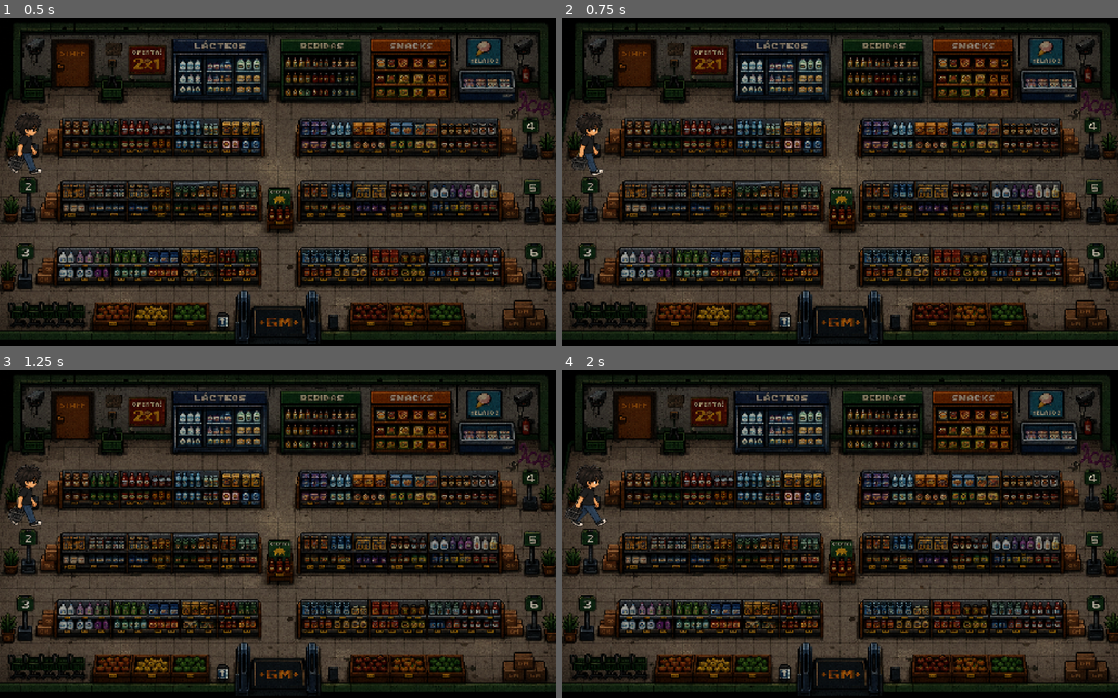
Above: before the commit, frames 1-4 (two rows, left to right).
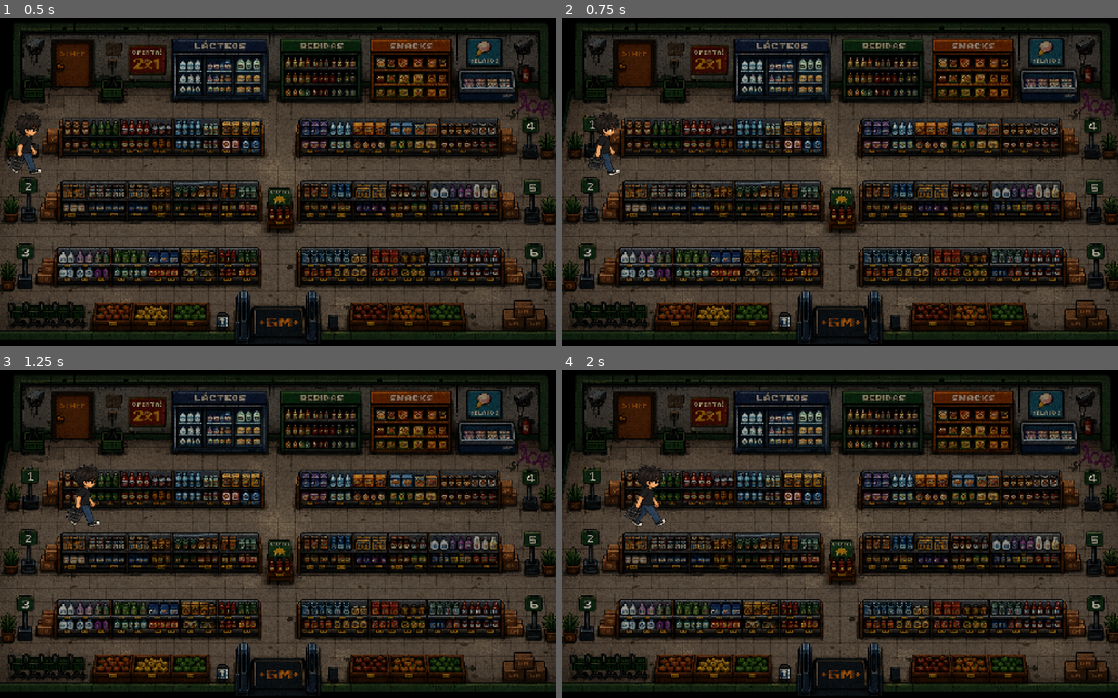
Above: after the commit, the same moments.

Repository: Aldair-Canul/Facultad-de-Ingenieria---Fora-de-Lugar
Game: Godot game, scene res://minijuego super .tscn
The game is run twice, just before and just after one commit, with the same random seed, the same clock (stepped at 60 frames per second) and the same inputs. This scene is started directly instead of the project's main scene.
Inputs (mouse positions are in pixels of both pictures, inside the frame that each line leads up to):
- Up to frame 1 (0.5 s): no input
- Up to frame 2 (0.75 s): tap Enter at 0.5 s; move the mouse to (962, 162) at 0.52 s; hold Right (ui_right) from 0.53 s (still down); click (962, 162) at 0.67 s
- Up to frame 3 (1.25 s): keep holding Right (ui_right)
- Up to frame 4 (2 s): release Right (ui_right) at 1.25 s; drag from (728, 547) to (812, 596) at 1.27 s

Frame 1 is identical in both runs. In frame 2, 0.8% of the frame differs, in the area x 1-11%, y 28-49%; in frame 3, 0.9%; in frame 4, 1.0%, in the area x 0-19%, y 28-48%.

Commit message:
Colosiones del super agregadas

Diff:
--- /dev/null
+++ b/Proyecto-Infomatrix/Godot-Engine/mesero_super.gd
@@ -0,0 +1,10 @@
+extends CharacterBody2D
+
+@export var speed : float = 150.0
+
+
+func _physics_process(_delta):
+	# movimiento awsd
+	var direction = Input.get_vector("ui_left", "ui_right", "ui_up", "ui_down")
+	velocity = direction * speed
+	move_and_slide()
--- a/Proyecto-Infomatrix/Godot-Engine/minijuego super .tscn
+++ b/Proyecto-Infomatrix/Godot-Engine/minijuego super .tscn
@@ -2,6 +2,7 @@
 
 [ext_resource type="Texture2D" uid="uid://cd2estftlqmg0" path="res://Scenes/escena super/sup mini back.png" id="1_dunyb"]
 [ext_resource type="Texture2D" uid="uid://ckqptuglj6ea" path="res://Scenes/escena super/caminando cestita left.png" id="2_4nj6i"]
+[ext_resource type="Script" uid="uid://dolrmsj2qjlf7" path="res://mesero_super.gd" id="2_smk7c"]
 
 [sub_resource type="AtlasTexture" id="AtlasTexture_smk7c"]
 atlas = ExtResource("2_4nj6i")
@@ -53,7 +54,47 @@
 "speed": 7.0
 }]
 
+[sub_resource type="RectangleShape2D" id="RectangleShape2D_fwamq"]
+size = Vector2(19, 20)
+
+[sub_resource type="RectangleShape2D" id="RectangleShape2D_smk7c"]
+size = Vector2(1023, 125)
+
+[sub_resource type="RectangleShape2D" id="RectangleShape2D_tkyt2"]
+size = Vector2(388, 68.5)
+
+[sub_resource type="RectangleShape2D" id="RectangleShape2D_sltyh"]
+size = Vector2(381.5, 66)
+
+[sub_resource type="RectangleShape2D" id="RectangleShape2D_tuyuq"]
+size = Vector2(384, 73)
+
+[sub_resource type="RectangleShape2D" id="RectangleShape2D_0qopw"]
+size = Vector2(383, 76)
+
+[sub_resource type="RectangleShape2D" id="RectangleShape2D_c23f1"]
+size = Vector2(390, 65)
+
+[sub_resource type="RectangleShape2D" id="RectangleShape2D_g4bey"]
+size = Vector2(395, 70)
+
+[sub_resource type="SegmentShape2D" id="SegmentShape2D_smk7c"]
+a = Vector2(-91, 456)
+b = Vector2(-90, -7)
+
+[sub_resource type="SegmentShape2D" id="SegmentShape2D_fwamq"]
+a = Vector2(997, 599)
+b = Vector2(1, 597)
+
+[sub_resource type="SegmentShape2D" id="SegmentShape2D_tkyt2"]
+a = Vector2(1000, 596)
+b = Vector2(998, 155)
+
+[sub_resource type="RectangleShape2D" id="RectangleShape2D_a8o7l"]
+size = Vector2(973, 63)
+
 [node name="Node2D" type="Node2D" unique_id=393753239]
+y_sort_enabled = true
 
 [node name="TextureRect" type="TextureRect" parent="." unique_id=402740725]
 offset_left = -10.0
@@ -63,10 +104,62 @@
 texture = ExtResource("1_dunyb")
 metadata/_edit_lock_ = true
 
-[node name="AnimatedSprite2D" type="AnimatedSprite2D" parent="TextureRect" unique_id=437665801]
-position = Vector2(55, 247.00002)
+[node name="mesero_super" type="CharacterBody2D" parent="." unique_id=856671136]
+y_sort_enabled = true
+script = ExtResource("2_smk7c")
+
+[node name="AnimatedSprite2D" type="AnimatedSprite2D" parent="mesero_super" unique_id=437665801]
+position = Vector2(45, 245.00002)
 scale = Vector2(0.32910153, 0.2783203)
 sprite_frames = SubResource("SpriteFrames_c23f1")
 animation = &"caminando cestita"
 autoplay = "caminando cestita"
 frame_progress = 0.2934779
+
+[node name="CollisionShape2D" type="CollisionShape2D" parent="mesero_super" unique_id=1289369345]
+position = Vector2(45, 278)
+shape = SubResource("RectangleShape2D_fwamq")
+
+[node name="StaticBody2D" type="StaticBody2D" parent="." unique_id=72995858]
+
+[node name="CollisionShape2D" type="CollisionShape2D" parent="StaticBody2D" unique_id=2049639410]
+position = Vector2(501.5, 91.5)
+shape = SubResource("RectangleShape2D_smk7c")
+
+[node name="CollisionShape2D2" type="CollisionShape2D" parent="StaticBody2D" unique_id=1519421775]
+position = Vector2(278, 226.75)
+shape = SubResource("RectangleShape2D_tkyt2")
+
+[node name="CollisionShape2D3" type="CollisionShape2D" parent="StaticBody2D" unique_id=714192925]
+position = Vector2(729.25, 226)
+shape = SubResource("RectangleShape2D_sltyh")
+
+[node name="CollisionShape2D4" type="CollisionShape2D" parent="StaticBody2D" unique_id=1715669551]
+position = Vector2(274, 339.5)
+shape = SubResource("RectangleShape2D_tuyuq")
+
+[node name="CollisionShape2D5" type="CollisionShape2D" parent="StaticBody2D" unique_id=1428327051]
+position = Vector2(728.5, 340)
+shape = SubResource("RectangleShape2D_0qopw")
+
+[node name="CollisionShape2D6" type="CollisionShape2D" parent="StaticBody2D" unique_id=798233889]
+position = Vector2(269, 459.5)
+shape = SubResource("RectangleShape2D_c23f1")
+
+[node name="CollisionShape2D7" type="CollisionShape2D" parent="StaticBody2D" unique_id=1682008418]
+position = Vector2(736.5, 458)
+shape = SubResource("RectangleShape2D_g4bey")
+
+[node name="CollisionShape2D8" type="CollisionShape2D" parent="StaticBody2D" unique_id=178695612]
+position = Vector2(91, 157)
+shape = SubResource("SegmentShape2D_smk7c")
+
+[node name="CollisionShape2D9" type="CollisionShape2D" parent="StaticBody2D" unique_id=358669851]
+shape = SubResource("SegmentShape2D_fwamq")
+
+[node name="CollisionShape2D10" type="CollisionShape2D" parent="StaticBody2D" unique_id=2019999772]
+shape = SubResource("SegmentShape2D_tkyt2")
+
+[node name="CollisionShape2D11" type="CollisionShape2D" parent="StaticBody2D" unique_id=866937210]
+position = Vector2(506.5, 560.5)
+shape = SubResource("RectangleShape2D_a8o7l")
Not shown, added: Proyecto-Infomatrix/Godot-Engine/mesero_super.gd.uid
